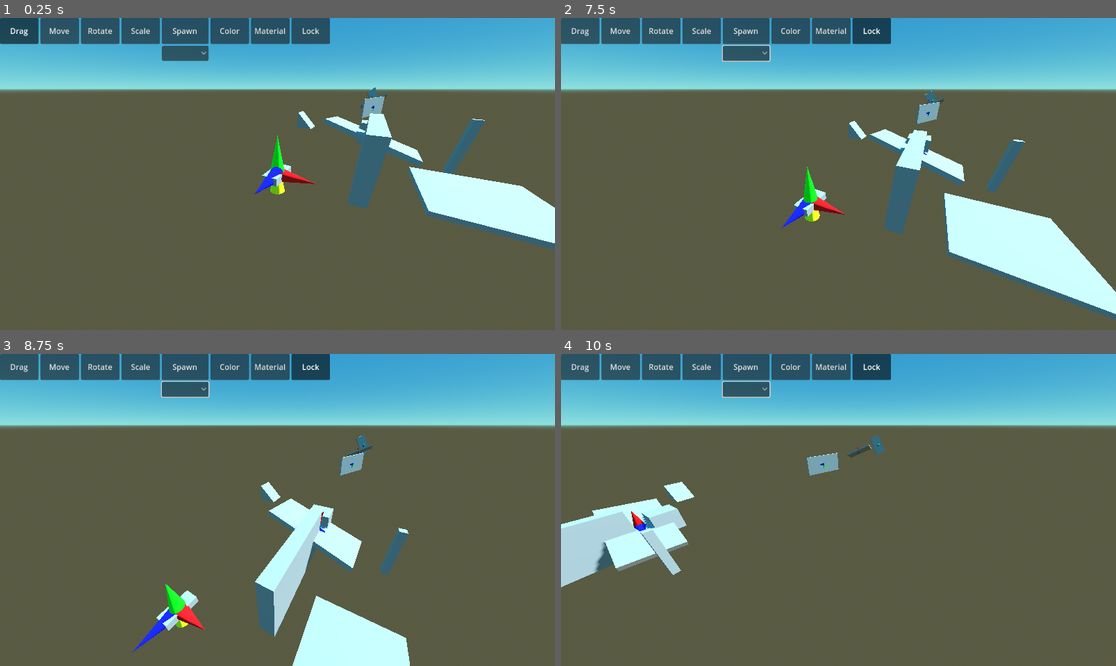
Above: before the commit, frames 1-4 (two rows, left to right).
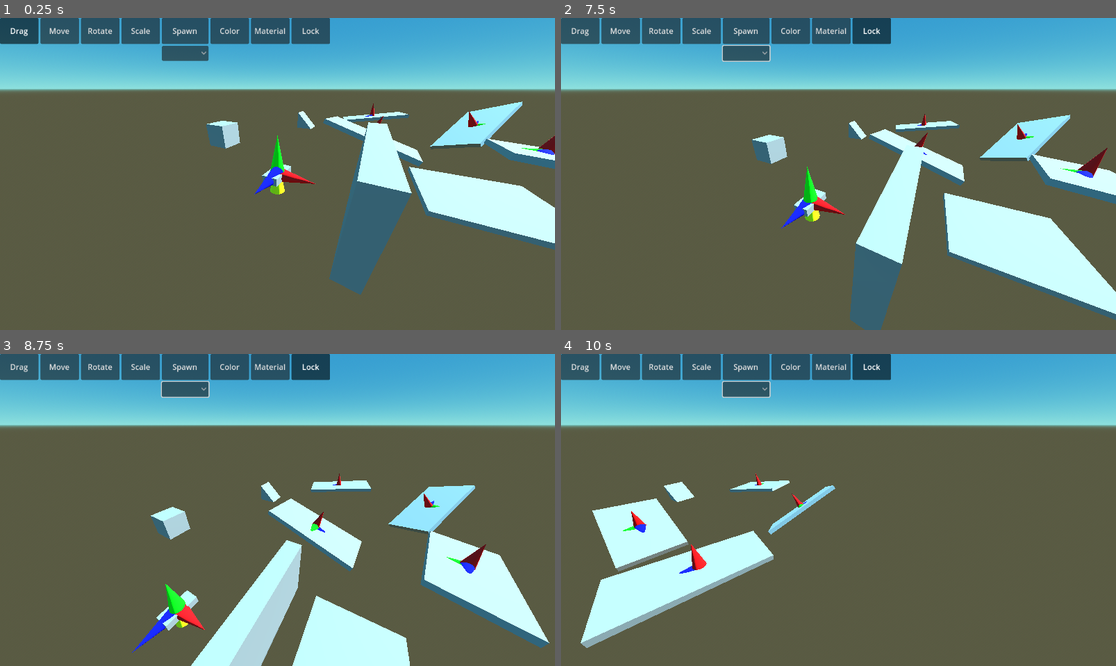
Above: after the commit, the same moments.

Repository: TrainzMarcel/Tartarus-Modelling-Tool
Game: Godot game, scene res://editor/main.tscn
Two runs of this game, one before a commit and one after it. Both use one fixed random seed, a clock stepped at 60 frames per second and the inputs below.
Inputs (mouse positions are in pixels of both pictures, inside the frame that each line leads up to):
- Up to frame 1 (0.25 s): no input
- Up to frame 2 (7.5 s): click "Drag" at 0.5 s; click "Move" at 1.25 s; click "Rotate" at 2 s; click "Scale" at 2.75 s; click "Spawn" at 3.5 s; click "Color" at 4.25 s; click "Material" at 5 s; click "Lock" at 5.75 s; click (744, 52) at 6.5 s; tap Enter at 7.25 s; move the mouse to (960, 158) at 7.27 s; hold D from 7.28 s (still down); hold E from 7.28 s (still down); click (960, 158) at 7.42 s
- Up to frame 3 (8.75 s): release D at 8 s; release E at 8 s; drag from (166, 525) to (249, 572) at 8.02 s
- Up to frame 4 (10 s): tap Space at 8.75 s; move the mouse to (894, 441) at 8.77 s; hold D 8.78-9.5 s; hold Shift 8.78-9.5 s; click (894, 441) at 8.92 s; drag from (810, 572) to (672, 463) at 9.52 s

The runs differ from the first frame. In frame 1, 6.9% of the frame differs, in the area x 37-100%, y 22-89%; in frame 2, 7.8%; in frame 3, 9.6%, in the area x 27-99%, y 25-100%; in frame 4, 8.6%.

Commit message:
fixed snap_rotation() differing outcomes depending on ray_result.normal

Diff:
--- a/editor/main.gd
+++ b/editor/main.gd
@@ -50,7 +50,7 @@
 var ray_result : Dictionary
 
 var dragged_part : Part
-var initial_rotation : Transform3D
+var initial_rotation : Basis
 
 var mouse_button_held : bool = false
 var selected_parts : Array[Part] = []
@@ -110,8 +110,8 @@
 		if event.button_index == MOUSE_BUTTON_LEFT:
 			if event.pressed:
 				if safety_check(hovered_part):
+					initial_rotation = hovered_part.basis
 					dragged_part = hovered_part
-					var initial_rotation = hovered_part.transform
 					var i : int = 0
 					drag_offset.clear()
 					while i < selected_parts.size():
@@ -173,15 +173,40 @@
 		#if click on part in selection while shift is held, remove from selection
 		#if click on nothing, clear selection array
 		#if drag on part, figure this next part about dragging out
-		#selection box behavior:
-		#if hover over part, put s_box1 over it, hide when unhovered
-		#if hover over selected part(s), hide s_box2 and replace with s_box1
 
 
 
 	#dragging happens here
 	if event is InputEventMouseMotion:
 		if mouse_button_held and safety_check(dragged_part) and not ray_result.is_empty():
+			#first, align rotation
+			if safety_check(hovered_part):
+				if not part_rectilinear_alignment_check(dragged_part, hovered_part):
+					#use initial_rotation so that dragged_part doesnt continually rotate further
+					#from its initial rotation after being dragged over multiple off-grid parts
+					var rotated_basis : Basis = snap_rotation(initial_rotation, ray_result)
+					#calculate difference between original basis and new basis
+					var difference : Basis = rotated_basis * dragged_part.basis.inverse()
+					#rotate the drag_offset vector by the difference between the
+					#original matrix and rotated matrix
+					var i : int = 0
+					while i < selected_parts.size():
+						#rotate drag_offset vector by the difference basis
+						drag_offset[i] = difference * drag_offset[i]
+
+						#move part to ray_result.position for easier pivoting
+						selected_parts[i].global_position = ray_result.position
+
+						#rotate this part
+						selected_parts[i].basis = difference * selected_parts[i].basis
+
+						#move it back out along the newly rotated drag_offset vector
+						selected_parts[i].global_position = ray_result.position + drag_offset[i]
+
+						i = i + 1
+
+
+			#set positions according to drag_offset and where the selection is being dragged (ray_result.position)
 			var i : int = 0
 			while i < selected_parts.size():
 				selected_parts[i].global_position = ray_result.position + drag_offset[i]
@@ -189,22 +214,6 @@
 
 				i = i + 1
 
-			#dragged_part.rotation = snap_rotation() * dragged_part.rotation
-			if safety_check(hovered_part):
-				d_vector.origin_position = ray_result.position
-				d_vector.input_vector = drag_offset[0]
-				if not part_rectilinear_alignment_check(dragged_part, hovered_part):
-					print("parts are NOT ALIGNED")
-					var rotated_basis : Basis = snap_rotation(dragged_part, ray_result)
-					#rotate the drag_offset vector by the difference between the
-					#original matrix and rotated matrix
-					drag_offset[0] = (rotated_basis * dragged_part.basis.inverse()) * drag_offset[0]
-					dragged_part.global_position = ray_result.position
-					dragged_part.global_transform.basis = rotated_basis
-					dragged_part.global_position = ray_result.position + drag_offset[0]
-				else:
-					"DEBUG"
-					print("parts are ALIGNED")
 
 
 #set selected state and is_drag_tool
@@ -269,7 +278,6 @@
 	return false
 
 #returns null or any hovered part
-"TODO"#unit test
 func part_hover_check():
 	if not is_hovering_allowed:
 		return null
@@ -291,49 +299,55 @@
 			return ray_result.collider
 	return null
 
-#d_part stands for dragged_part
-func snap_rotation(d_part : Part, ray_result : Dictionary):
+#input is meant to be the part-to-be-rotated's basis
+"TODO"#unit test and make above comment better
+#res://editor/debug_and_unit_tests/unit_test.gd
+func snap_rotation(input : Basis, ray_result : Dictionary):
 
 #find closest matching basis vector of dragged_part to normal vector using absolute dot product
 #(the result farthest from 0)
-	var b_array : Array[Vector3] = [d_part.global_transform.basis.x,
-		d_part.global_transform.basis.y, d_part.global_transform.basis.z]
+	var b_array : Array[Vector3] = [input.x, input.y, input.z]
+	var b_array_2 : Array[Vector3] = [ray_result.collider.basis.x, ray_result.collider.basis.y, ray_result.collider.basis.z]
 	var i : int = 0
-	var closest_vector : Vector3
+	var closest_vector_1 : Vector3
+	var closest_vector_2 : Vector3
 	var highest_dot : float = 0
 	while i < b_array.size():
-		#remember, 1 = parallel vectors, 0 = perpendicular, -1 = opposing vectors
-		if abs(b_array[i].dot(ray_result.normal)) > highest_dot:
-			highest_dot = b_array[i].dot(ray_result.normal)
-			closest_vector = b_array[i]
+		var j : int = 0
+		while j < b_array_2.size():
+			#remember, 1 = parallel vectors, 0 = perpendicular, -1 = opposing vectors
+			if abs(b_array[i].dot(b_array_2[j])) > abs(highest_dot):
+				highest_dot = b_array[i].dot(b_array_2[j])
+				closest_vector_1 = b_array[i]
+				closest_vector_2 = b_array_2[j]
+			j = j + 1
 		i = i + 1
 
 	if highest_dot == 0:
-		return d_part.global_transform.basis
+		return input
 
 #use angle_to between these two vectors as amount to rotate
 #cross product as axis to rotate around
 
-	var rotated_basis : Basis = d_part.basis
-	var dot_1 = closest_vector.dot(ray_result.normal)
-
-	#if vectors are opposed, flip closest_vector
-	var angle = (closest_vector * sign(dot_1)).angle_to(ray_result.normal)
-	var cr_p : Vector3 = (closest_vector * sign(dot_1)).cross(ray_result.normal)
+	var dot_1 = closest_vector_1.dot(closest_vector_2)
+
+	#if vectors are opposed, flip closest_vector_1
+	var angle = (closest_vector_1 * sign(dot_1)).angle_to(closest_vector_2)
+	var cr_p : Vector3 = (closest_vector_1 * sign(dot_1)).cross(closest_vector_2)
 
 	#if cross product returns empty vector, return unmodified basis
 	if cr_p.length() == 0:
-		return d_part.basis
-
-	rotated_basis = d_part.basis.rotated(cr_p.normalized(), angle).orthonormalized()
-
-
-#find basis vector on canvas part which is not equal to normal or inverted normal
+		return input
+
+	var rotated_basis : Basis = input.rotated(cr_p.normalized(), angle).orthonormalized()
+
+
+#find basis vector on canvas part which is not equal to closest_vector_2 or inverted closest_vector_2
 #use x vector, else use y vector
 	var vec_1 : Vector3
 		#remember, 1 = parallel vectors, 0 = perpendicular, -1 = opposing vectors
 		#the closer to 0 the better in this case
-	if abs(ray_result.collider.basis.x.dot(ray_result.normal)) < abs(ray_result.collider.basis.y.dot(ray_result.normal)):
+	if abs(ray_result.collider.basis.x.dot(closest_vector_2)) < abs(ray_result.collider.basis.y.dot(closest_vector_2)):
 		#canvas.basis.x is closer to 0
 		vec_1 = ray_result.collider.basis.x
 	else:
@@ -357,15 +371,13 @@
 	cr_p = (closest_vec * sign(highest_dot)).cross(vec_1)
 
 	if cr_p.length() == 0:
-		return d_part.basis
-
-	rotated_basis = rotated_basis.rotated(cr_p.normalized(), angle).orthonormalized()
+		return input
 
 	#the part should now hopefully be aligned and ready for linearly translating
 	#attempt exact alignment (assigning basis vectors of collider to d_part)
 	#and return
 	#return part_exact_alignment(rotated_basis, ray_result.collider.basis)
-	return rotated_basis
+	return rotated_basis.rotated(cr_p.normalized(), angle).orthonormalized()
 
 func part_rectilinear_alignment_check(p1 : Part, p2 : Part):
 	var i : int = 0
--- a/editor/main.tscn
+++ b/editor/main.tscn
@@ -372,24 +372,24 @@
 
 [node name="DebugVector3D" type="MeshInstance3D" parent="Workspace/Part"]
 transform = Transform3D(-4.37114e-08, 1, 4.37114e-08, 0, -4.37114e-08, 1, 1, 4.37114e-08, 1.91069e-15, 0.5, 0, 0)
-mesh = SubResource("CylinderMesh_oxo4h")
+mesh = SubResource("CylinderMesh_qaupe")
 script = ExtResource("4_fq3r4")
 color = Color(1, 0, 0, 1)
 
 [node name="DebugVector3D2" type="MeshInstance3D" parent="Workspace/Part"]
 transform = Transform3D(-1, 0, 8.74228e-08, 0, 1, 0, -8.74228e-08, 0, -1, 0, 0.5, 0)
-mesh = SubResource("CylinderMesh_mciys")
+mesh = SubResource("CylinderMesh_ahte2")
 script = ExtResource("4_fq3r4")
 color = Color(0, 1, 0, 1)
 
 [node name="DebugVector3D3" type="MeshInstance3D" parent="Workspace/Part"]
 transform = Transform3D(-1, -8.74228e-08, -3.82137e-15, 0, -4.37114e-08, 1, -8.74228e-08, 1, 4.37114e-08, 0, 0, 0.5)
-mesh = SubResource("CylinderMesh_rn48u")
+mesh = SubResource("CylinderMesh_ek1rd")
 script = ExtResource("4_fq3r4")
 color = Color(0, 0, 1, 1)
 
 [node name="Part2" type="StaticBody3D" parent="Workspace"]
-transform = Transform3D(1, 0, 0, 0, 1, 0, 0, 0, 1, 2, 0, -3)
+transform = Transform3D(1, 0, 0, 0, 1, 0, 0, 0, 1, 2, 0, -0.680444)
 script = ExtResource("3_yo0xd")
 part_scale = Vector3(0.5, 2, 4)
 
@@ -400,88 +400,111 @@
 
 [node name="DebugVector3D" type="MeshInstance3D" parent="Workspace/Part6"]
 transform = Transform3D(-4.37114e-08, 1, 4.37114e-08, 0, -4.37114e-08, 1, 1, 4.37114e-08, 1.91069e-15, 0.5, 0, 0)
-mesh = SubResource("CylinderMesh_kldvx")
+mesh = SubResource("CylinderMesh_l2kmh")
 script = ExtResource("4_fq3r4")
 color = Color(1, 0, 0, 1)
 
 [node name="DebugVector3D2" type="MeshInstance3D" parent="Workspace/Part6"]
 transform = Transform3D(-1, 0, 8.74228e-08, 0, 1, 0, -8.74228e-08, 0, -1, 0, 0.5, 0)
-mesh = SubResource("CylinderMesh_xm7qq")
+mesh = SubResource("CylinderMesh_vesis")
 script = ExtResource("4_fq3r4")
 color = Color(0, 1, 0, 1)
 
 [node name="DebugVector3D3" type="MeshInstance3D" parent="Workspace/Part6"]
 transform = Transform3D(-1, -8.74228e-08, -3.82137e-15, 0, -4.37114e-08, 1, -8.74228e-08, 1, 4.37114e-08, 0, 0, 0.5)
-mesh = SubResource("CylinderMesh_e2vmr")
+mesh = SubResource("CylinderMesh_qr5pt")
 script = ExtResource("4_fq3r4")
 color = Color(0, 0, 1, 1)
 
+[node name="Part10" type="StaticBody3D" parent="Workspace"]
+transform = Transform3D(0.289632, -0.105418, 0.951315, 0.956495, 0.0683042, -0.28364, -0.035078, 0.992079, 0.120615, 2, 0, -5.17892)
+script = ExtResource("3_yo0xd")
+part_scale = Vector3(0.2, 2, 4)
+
+[node name="DebugVector3D" type="MeshInstance3D" parent="Workspace/Part10"]
+transform = Transform3D(-4.37114e-08, 1, 4.37114e-08, 0, -4.37114e-08, 1, 1, 4.37114e-08, 1.91069e-15, 0.5, 0, 0)
+mesh = SubResource("CylinderMesh_l2kmh")
+script = ExtResource("4_fq3r4")
+color = Color(1, 0, 0, 1)
+
+[node name="DebugVector3D2" type="MeshInstance3D" parent="Workspace/Part10"]
+transform = Transform3D(-1, 0, 8.74228e-08, 0, 1, 0, -8.74228e-08, 0, -1, 0, 0.5, 0)
+mesh = SubResource("CylinderMesh_vesis")
+script = ExtResource("4_fq3r4")
+color = Color(0, 1, 0, 1)
+
+[node name="DebugVector3D3" type="MeshInstance3D" parent="Workspace/Part10"]
+transform = Transform3D(-1, -8.74228e-08, -3.82137e-15, 0, -4.37114e-08, 1, -8.74228e-08, 1, 4.37114e-08, 0, 0, 0.5)
+mesh = SubResource("CylinderMesh_qr5pt")
+script = ExtResource("4_fq3r4")
+color = Color(0, 0, 1, 1)
+
 [node name="Part7" type="StaticBody3D" parent="Workspace"]
-transform = Transform3D(-0.86806, 0.0749373, -0.490771, -0.0591565, -0.997113, -0.0476183, -0.492923, -0.0123033, 0.869986, 2, 0, -20.2775)
+transform = Transform3D(0.0678765, -0.959059, -0.274954, 0.994294, 0.0422935, 0.097934, -0.0822962, -0.280033, 0.956456, 7.03947, 0, -5.33047)
 script = ExtResource("3_yo0xd")
 part_scale = Vector3(0.2, 2, 4)
 
 [node name="DebugVector3D" type="MeshInstance3D" parent="Workspace/Part7"]
 transform = Transform3D(-4.37114e-08, 1, 4.37114e-08, 0, -4.37114e-08, 1, 1, 4.37114e-08, 1.91069e-15, 0.5, 0, 0)
-mesh = SubResource("CylinderMesh_ugl4j")
+mesh = SubResource("CylinderMesh_7ojsl")
 script = ExtResource("4_fq3r4")
 color = Color(1, 0, 0, 1)
 
 [node name="DebugVector3D2" type="MeshInstance3D" parent="Workspace/Part7"]
 transform = Transform3D(-1, 0, 8.74228e-08, 0, 1, 0, -8.74228e-08, 0, -1, 0, 0.5, 0)
-mesh = SubResource("CylinderMesh_r5wjc")
+mesh = SubResource("CylinderMesh_11f7s")
 script = ExtResource("4_fq3r4")
 color = Color(0, 1, 0, 1)
 
 [node name="DebugVector3D3" type="MeshInstance3D" parent="Workspace/Part7"]
 transform = Transform3D(-1, -8.74228e-08, -3.82137e-15, 0, -4.37114e-08, 1, -8.74228e-08, 1, 4.37114e-08, 0, 0, 0.5)
-mesh = SubResource("CylinderMesh_7875g")
+mesh = SubResource("CylinderMesh_j5283")
 script = ExtResource("4_fq3r4")
 color = Color(0, 0, 1, 1)
 
 [node name="Part8" type="StaticBody3D" parent="Workspace"]
-transform = Transform3D(-0.477316, -0.0525717, -0.877158, 0.823828, -0.374084, -0.425875, -0.305742, -0.925903, 0.221866, 2, 0, -31.6972)
+transform = Transform3D(-0.14046, -0.186612, -0.972341, 0.990087, -0.0267847, -0.137883, -0.000313073, -0.982068, 0.188524, 2, 0, -11.4667)
 script = ExtResource("3_yo0xd")
 part_scale = Vector3(0.2, 2, 4)
 
 [node name="DebugVector3D" type="MeshInstance3D" parent="Workspace/Part8"]
 transform = Transform3D(-4.37114e-08, 1, 4.37114e-08, 0, -4.37114e-08, 1, 1, 4.37114e-08, 1.91069e-15, 0.5, 0, 0)
-mesh = SubResource("CylinderMesh_41v1o")
+mesh = SubResource("CylinderMesh_ed46q")
 script = ExtResource("4_fq3r4")
 color = Color(1, 0, 0, 1)
 
 [node name="DebugVector3D2" type="MeshInstance3D" parent="Workspace/Part8"]
 transform = Transform3D(-1, 0, 8.74228e-08, 0, 1, 0, -8.74228e-08, 0, -1, 0, 0.5, 0)
-mesh = SubResource("CylinderMesh_s3yps")
+mesh = SubResource("CylinderMesh_ggdc1")
 script = ExtResource("4_fq3r4")
 color = Color(0, 1, 0, 1)
 
 [node name="DebugVector3D3" type="MeshInstance3D" parent="Workspace/Part8"]
 transform = Transform3D(-1, -8.74228e-08, -3.82137e-15, 0, -4.37114e-08, 1, -8.74228e-08, 1, 4.37114e-08, 0, 0, 0.5)
-mesh = SubResource("CylinderMesh_jas12")
+mesh = SubResource("CylinderMesh_ej2om")
 script = ExtResource("4_fq3r4")
 color = Color(0, 0, 1, 1)
 
 [node name="Part9" type="StaticBody3D" parent="Workspace"]
-transform = Transform3D(-0.558939, 0.675168, 0.481389, -0.21137, 0.445353, -0.870048, -0.801817, -0.588055, -0.106215, 2, 0, -42.9902)
+transform = Transform3D(-0.558939, 0.675168, 0.481389, 0.821381, 0.371229, 0.433039, 0.113669, 0.637446, -0.762064, 7.14437, -3.8147e-06, -10.2857)
 script = ExtResource("3_yo0xd")
 part_scale = Vector3(0.2, 2, 4)
 
 [node name="DebugVector3D" type="MeshInstance3D" parent="Workspace/Part9"]
 transform = Transform3D(-4.37114e-08, 1, 4.37114e-08, 0, -4.37114e-08, 1, 1, 4.37114e-08, 1.91069e-15, 0.5, 0, 0)
-mesh = SubResource("CylinderMesh_0vy7x")
+mesh = SubResource("CylinderMesh_wmfrd")
 script = ExtResource("4_fq3r4")
 color = Color(1, 0, 0, 1)
 
 [node name="DebugVector3D2" type="MeshInstance3D" parent="Workspace/Part9"]
 transform = Transform3D(-1, 0, 8.74228e-08, 0, 1, 0, -8.74228e-08, 0, -1, 0, 0.5, 0)
-mesh = SubResource("CylinderMesh_n1yfx")
+mesh = SubResource("CylinderMesh_eg8q6")
 script = ExtResource("4_fq3r4")
 color = Color(0, 1, 0, 1)
 
 [node name="DebugVector3D3" type="MeshInstance3D" parent="Workspace/Part9"]
 transform = Transform3D(-1, -8.74228e-08, -3.82137e-15, 0, -4.37114e-08, 1, -8.74228e-08, 1, 4.37114e-08, 0, 0, 0.5)
-mesh = SubResource("CylinderMesh_aaetg")
+mesh = SubResource("CylinderMesh_uiybk")
 script = ExtResource("4_fq3r4")
 color = Color(0, 0, 1, 1)
 
@@ -491,24 +514,24 @@
 part_scale = Vector3(2, 0.1, 2)
 
 [node name="Part4" type="StaticBody3D" parent="Workspace"]
-transform = Transform3D(1, 0, 0, 0, 1, 0, 0, 0, 1, 5, 0, -5)
+transform = Transform3D(1, 0, 0, 0, 1, 0, 0, 0, 1, 8.49089, 0, -0.270216)
 script = ExtResource("3_yo0xd")
 part_scale = Vector3(0.25, 2, 0.25)
 
 [node name="Part5" type="StaticBody3D" parent="Workspace"]
-transform = Transform3D(1, 0, 0, 0, 1, 0, 0, 0, 1, 2, 0, -6)
+transform = Transform3D(1, 0, 0, 0, 1, 0, 0, 0, 1, -4.20178, 0, -2.29266)
 script = ExtResource("3_yo0xd")
 part_scale = Vector3(1, 1, 1)
 
 [node name="HoverSelectionBox" type="MeshInstance3D" parent="Workspace"]
 visible = false
 material_override = ExtResource("4_sa2se")
-mesh = SubResource("ImmediateMesh_srava")
+mesh = SubResource("ImmediateMesh_dhcys")
 skeleton = NodePath("../..")
 script = ExtResource("5_byqpd")
 box_scale = Vector3(2, 1, 4)
 
 [node name="DebugVector3D" type="MeshInstance3D" parent="."]
-mesh = SubResource("CylinderMesh_p43cl")
+mesh = SubResource("CylinderMesh_w70jv")
 script = ExtResource("4_fq3r4")
 color = Color(1, 1, 0, 1)
Not shown: 1 places in editor/main.tscn that only renumber resources
